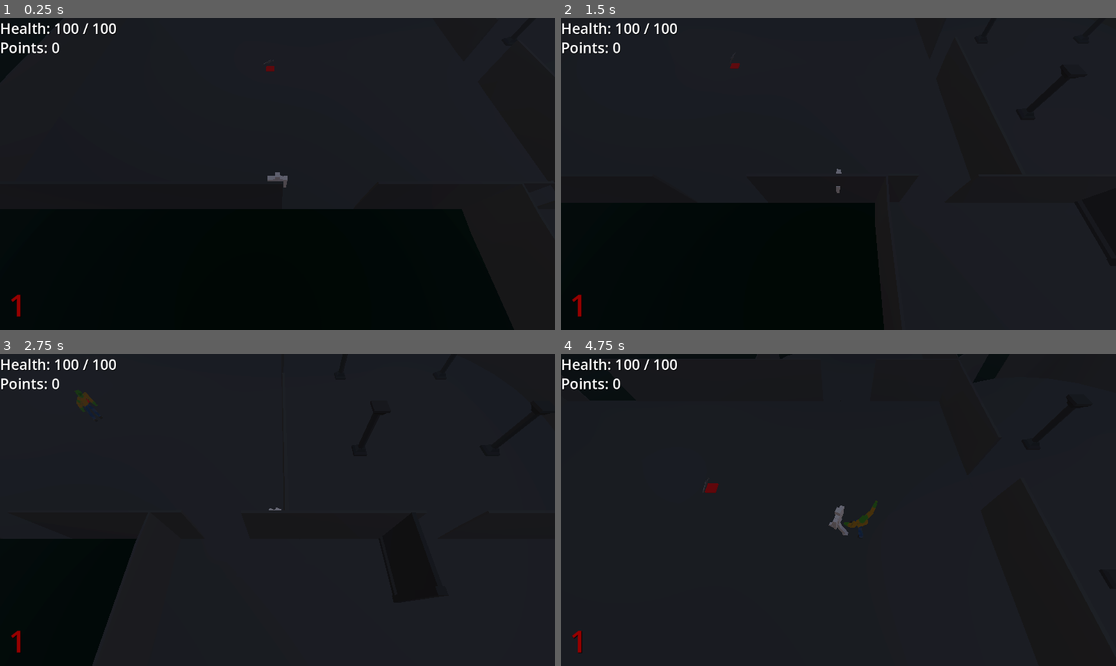
Above: before the commit, frames 1-4 (two rows, left to right).
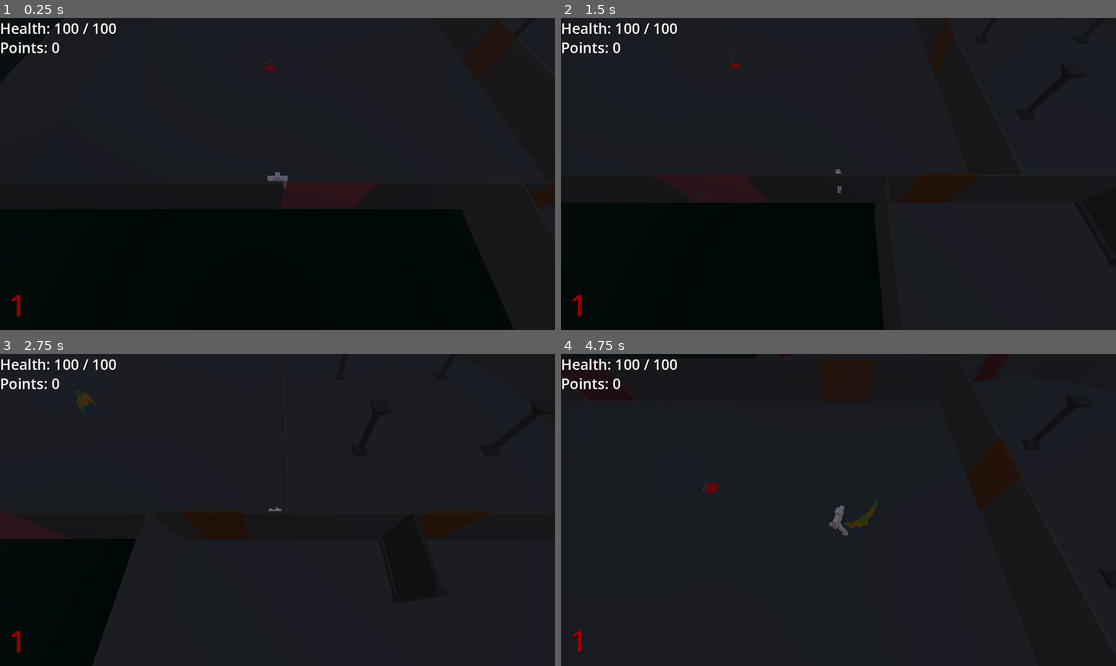
Above: after the commit, the same moments.

Repository: DunceHammer/outlaw-city-reborn-squared
Game: Godot game, scene res://Maps/NightOfTheUndead/MAP_NightOfTheUndead.tscn
The game is run twice, just before and just after one commit, with the same random seed, the same clock (stepped at 60 frames per second) and the same inputs.
Inputs (mouse positions are in pixels of both pictures, inside the frame that each line leads up to):
- Up to frame 1 (0.25 s): no input
- Up to frame 2 (1.5 s): tap Enter at 0.5 s; move the mouse to (960, 158) at 0.52 s; hold D 0.53-1.28 s; hold E 0.53-1.28 s; click (960, 158) at 0.67 s; move the mouse to (727, 189) at 1.27 s; hold S from 1.28 s (still down); tap E at 1.35 s
- Up to frame 3 (2.75 s): tap Space at 2 s; move the mouse to (333, 441) at 2.02 s; release S at 2.03 s; hold D from 2.03 s (still down); hold E from 2.03 s (still down)
- Up to frame 4 (4.75 s): move the mouse to (810, 572) at 2.77 s; release D at 2.78 s; release E at 2.78 s; hold W 2.78-3.53 s; tap E at 2.85, 4.35 s; click (810, 572) at 2.92 s; move the mouse to (1005, 556) at 3.52 s; hold E 3.53-4.28 s; hold A from 3.53 s (still down); move the mouse to (672, 463) at 4.27 s

The runs differ from the first frame. In frame 1, less than 0.1% of the frame differs, in the area x 95-100%, y 53-59%; in frame 2, 0.9%; in frame 3, 1.5%, in the area x 9-87%, y 6-60%; in frame 4, 1.0%.

Commit message:
add buyable doors and zombie walls

Diff:
--- a/Maps/NightOfTheUndead/MAP_NightOfTheUndead.tscn
+++ b/Maps/NightOfTheUndead/MAP_NightOfTheUndead.tscn
@@ -11,6 +11,8 @@
 [ext_resource type="CompressedTexture3D" uid="uid://d34ub26m3bb5" path="res://Maps/NightOfTheUndead/Assets/TEX_FogMask.png" id="9_bnxql"]
 [ext_resource type="CompressedTexture3D" uid="uid://4k1vtixdhp4c" path="res://Maps/NightOfTheUndead/Assets/TEX_FogMaskInverted.png" id="9_wcsqs"]
 [ext_resource type="Script" path="res://Maps/NightOfTheUndead/Enemies.gd" id="11_h3ply"]
+[ext_resource type="Script" path="res://Prefabs/BuyableDoor/BuyableDoor.gd" id="12_1g40e"]
+[ext_resource type="Script" path="res://Components/InteractableComponent.gd" id="12_qf50b"]
 
 [sub_resource type="ProceduralSkyMaterial" id="ProceduralSkyMaterial_ykafg"]
 sky_top_color = Color(0.0862745, 0.0980392, 0.172549, 1)
@@ -58,6 +60,33 @@
 edge_fade = 7.35164
 density_texture = ExtResource("9_wcsqs")
 
+[sub_resource type="StandardMaterial3D" id="StandardMaterial3D_ixpre"]
+albedo_color = Color(0.458824, 0.27451, 0, 1)
+
+[sub_resource type="BoxMesh" id="BoxMesh_lrdbu"]
+material = SubResource("StandardMaterial3D_ixpre")
+
+[sub_resource type="BoxShape3D" id="BoxShape3D_bi3c8"]
+size = Vector3(6.40466, 4.3186, 0.215485)
+
+[sub_resource type="BoxShape3D" id="BoxShape3D_iff8q"]
+size = Vector3(3.94752, 4.83563, 0.24707)
+
+[sub_resource type="BoxMesh" id="BoxMesh_r2d1j"]
+
+[sub_resource type="StandardMaterial3D" id="StandardMaterial3D_b015q"]
+transparency = 1
+albedo_color = Color(1, 0, 0, 0.313726)
+
+[sub_resource type="BoxShape3D" id="BoxShape3D_3qj0n"]
+size = Vector3(6.2014, 4.67261, 0.183868)
+
+[sub_resource type="BoxShape3D" id="BoxShape3D_1atdv"]
+size = Vector3(4.14478, 4.80972, 0.185974)
+
+[sub_resource type="BoxShape3D" id="BoxShape3D_n3t03"]
+size = Vector3(29.0608, 5.32239, 0.243652)
+
 [node name="MAP_NightOfTheUndead" type="Node3D"]
 
 [node name="WorldEnvironment" type="WorldEnvironment" parent="."]
@@ -149,6 +178,186 @@
 
 [node name="RoundCooldownTimer" type="Timer" parent="."]
 wait_time = 3.0
+
+[node name="BuyableDoor" type="StaticBody3D" parent="."]
+transform = Transform3D(1, 0, 0, 0, 1, 0, 0, 0, 1, -12.8054, -0.28187, 16.3086)
+script = ExtResource("12_1g40e")
+
+[node name="InteractableComponent" type="Node" parent="BuyableDoor"]
+script = ExtResource("12_qf50b")
+text = "Open door ($PRICE)"
+price = 3000
+
+[node name="MeshInstance3D" type="MeshInstance3D" parent="BuyableDoor"]
+transform = Transform3D(6.28983, 0, 0, 0, 4.94303, 0, 0, 0, 0.194612, 0.257003, 2.35644, 0)
+mesh = SubResource("BoxMesh_lrdbu")
+
+[node name="CollisionShape3D" type="CollisionShape3D" parent="BuyableDoor"]
+transform = Transform3D(1, 0, 0, 0, 1, 0, 0, 0, 1, 0.347059, 2.51327, -0.00331116)
+shape = SubResource("BoxShape3D_bi3c8")
+
+[node name="BuyableDoor2" type="StaticBody3D" parent="."]
+transform = Transform3D(-4.37114e-08, 0, -1, 0, 1, 0, 1, 0, -4.37114e-08, -24.735, -0.28187, 2.60964)
+script = ExtResource("12_1g40e")
+
+[node name="InteractableComponent" type="Node" parent="BuyableDoor2"]
+script = ExtResource("12_qf50b")
+text = "Open door ($PRICE)"
+price = 1250
+
+[node name="MeshInstance3D" type="MeshInstance3D" parent="BuyableDoor2"]
+transform = Transform3D(4.28979, 0, 0, 0, 4.94303, 0, 1.42109e-14, 0, 0.194612, -0.43087, 2.35644, 0)
+mesh = SubResource("BoxMesh_lrdbu")
+
+[node name="CollisionShape3D" type="CollisionShape3D" parent="BuyableDoor2"]
+transform = Transform3D(1, 0, 0, 0, 1, 0, 0, 0, 1, -0.454676, 2.4465, 0.0112305)
+shape = SubResource("BoxShape3D_iff8q")
+
+[node name="BuyableDoor3" type="StaticBody3D" parent="."]
+transform = Transform3D(1, 0, 0, 0, 1, 0, 0, 0, 1, -19.4055, -0.28187, -16.1382)
+script = ExtResource("12_1g40e")
+
+[node name="InteractableComponent" type="Node" parent="BuyableDoor3"]
+script = ExtResource("12_qf50b")
+text = "Open door ($PRICE)"
+price = 1250
+
+[node name="MeshInstance3D" type="MeshInstance3D" parent="BuyableDoor3"]
+transform = Transform3D(3.9326, 0, 0, 0, 4.94303, 0, 0, 0, 0.194612, -0.396149, 2.35644, 0)
+mesh = SubResource("BoxMesh_lrdbu")
+
+[node name="CollisionShape3D" type="CollisionShape3D" parent="BuyableDoor3"]
+transform = Transform3D(1, 0, 0, 0, 1, 0, 0, 0, 1, -0.392267, 2.4465, 0.0112305)
+shape = SubResource("BoxShape3D_iff8q")
+
+[node name="BuyableDoor4" type="StaticBody3D" parent="."]
+transform = Transform3D(1, 0, 0, 0, 1, 0, 0, 0, 1, -35.7111, -0.28187, -16.1545)
+script = ExtResource("12_1g40e")
+
+[node name="InteractableComponent" type="Node" parent="BuyableDoor4"]
+script = ExtResource("12_qf50b")
+text = "Open door ($PRICE)"
+price = 1250
+
+[node name="MeshInstance3D" type="MeshInstance3D" parent="BuyableDoor4"]
+transform = Transform3D(4.18232, 0, 0, 0, 4.94303, 0, 0, 0, 0.194612, -0.148785, 2.35644, 0)
+mesh = SubResource("BoxMesh_lrdbu")
+
+[node name="CollisionShape3D" type="CollisionShape3D" parent="BuyableDoor4"]
+transform = Transform3D(1, 0, 0, 0, 1, 0, 0, 0, 1, -0.144901, 2.4465, 0.0112305)
+shape = SubResource("BoxShape3D_iff8q")
+
+[node name="ZombieDoor" type="StaticBody3D" parent="."]
+transform = Transform3D(1, 0, 0, 0, 1, 0, 0, 0, 1, 20.525, -0.283705, 16.3749)
+collision_layer = 2
+collision_mask = 2
+
+[node name="MeshInstance3D" type="MeshInstance3D" parent="ZombieDoor"]
+transform = Transform3D(6.61531, 0, 0, 0, 4.94449, 0, 0, 0, 0.137277, -2.73435, 2.33126, -0.0699711)
+mesh = SubResource("BoxMesh_r2d1j")
+surface_material_override/0 = SubResource("StandardMaterial3D_b015q")
+
+[node name="CollisionShape3D" type="CollisionShape3D" parent="ZombieDoor"]
+transform = Transform3D(1, 0, 0, 0, 1, 0, 0, 0, 1, -2.70752, 2.45954, -0.0735779)
+shape = SubResource("BoxShape3D_3qj0n")
+
+[node name="ZombieDoor2" type="StaticBody3D" parent="."]
+transform = Transform3D(1, 0, 0, 0, 1, 0, 0, 0, 1, -0.720968, -0.283705, -16.1042)
+collision_layer = 2
+collision_mask = 2
+
+[node name="MeshInstance3D" type="MeshInstance3D" parent="ZombieDoor2"]
+transform = Transform3D(6.61531, 0, 0, 0, 4.94449, 0, 0, 0, 0.137277, -2.73435, 2.33126, 0)
+mesh = SubResource("BoxMesh_r2d1j")
+surface_material_override/0 = SubResource("StandardMaterial3D_b015q")
+
+[node name="CollisionShape3D" type="CollisionShape3D" parent="ZombieDoor2"]
+transform = Transform3D(1, 0, 0, 0, 1, 0, 0, 0, 1, -2.70752, 2.45954, -0.0273247)
+shape = SubResource("BoxShape3D_3qj0n")
+
+[node name="ZombieDoor3" type="StaticBody3D" parent="."]
+transform = Transform3D(1, 0, 0, 0, 1, 0, 0, 0, 1, -39.3615, -0.283705, -48.9088)
+collision_layer = 2
+collision_mask = 2
+
+[node name="MeshInstance3D" type="MeshInstance3D" parent="ZombieDoor3"]
+transform = Transform3D(4.12449, 0, 0, 0, 4.94449, 0, 0, 0, 0.137277, -2.55828, 2.33126, 0)
+mesh = SubResource("BoxMesh_r2d1j")
+surface_material_override/0 = SubResource("StandardMaterial3D_b015q")
+
+[node name="CollisionShape3D" type="CollisionShape3D" parent="ZombieDoor3"]
+transform = Transform3D(1, 0, 0, 0, 1, 0, 0, 0, 1, -2.249, 2.43329, -0.0149193)
+shape = SubResource("BoxShape3D_3qj0n")
+
+[node name="ZombieDoor4" type="StaticBody3D" parent="."]
+transform = Transform3D(0.953375, 0, 0.301788, 0, 1, 0, -0.301788, 0, 0.953375, -30.7353, -0.283705, 20.6029)
+collision_layer = 2
+collision_mask = 2
+
+[node name="MeshInstance3D" type="MeshInstance3D" parent="ZombieDoor4"]
+transform = Transform3D(3.98968, 0, 0, 0, 4.94449, 0, 5.96046e-07, 0, 0.137277, -1.48031, 2.33126, -5.72205e-06)
+mesh = SubResource("BoxMesh_r2d1j")
+surface_material_override/0 = SubResource("StandardMaterial3D_b015q")
+
+[node name="CollisionShape3D" type="CollisionShape3D" parent="ZombieDoor4"]
+transform = Transform3D(1, 0, 0, 0, 1, 0, 0, 0, 1, -1.51098, 2.45954, -0.0273237)
+shape = SubResource("BoxShape3D_1atdv")
+
+[node name="ZombieDoor5" type="StaticBody3D" parent="."]
+transform = Transform3D(-0.452513, 0, -0.891758, 0, 1, 0, 0.891758, 0, -0.452513, -55.5299, -0.283705, -7.0797)
+collision_layer = 2
+collision_mask = 2
+
+[node name="MeshInstance3D" type="MeshInstance3D" parent="ZombieDoor5"]
+transform = Transform3D(4.11593, 0, 0, 0, 4.94449, 0, 5.96046e-07, 0, 0.137277, -1.57966, 2.33126, 0)
+mesh = SubResource("BoxMesh_r2d1j")
+surface_material_override/0 = SubResource("StandardMaterial3D_b015q")
+
+[node name="CollisionShape3D" type="CollisionShape3D" parent="ZombieDoor5"]
+transform = Transform3D(0.999998, 0, 8.9407e-08, 0, 1, 0, -8.9407e-08, 0, 0.999998, -1.57238, 2.45954, -0.0273247)
+shape = SubResource("BoxShape3D_1atdv")
+
+[node name="ZombieDoor6" type="StaticBody3D" parent="."]
+transform = Transform3D(-4.37114e-08, 0, 1, 0, 1, 0, -1, 0, -4.37114e-08, -48.0193, -0.283705, -45.2639)
+collision_layer = 2
+collision_mask = 2
+
+[node name="MeshInstance3D" type="MeshInstance3D" parent="ZombieDoor6"]
+transform = Transform3D(4.12449, 0, 0, 0, 4.94449, 0, 0, 0, 0.137277, -2.55828, 2.33126, 0)
+mesh = SubResource("BoxMesh_r2d1j")
+surface_material_override/0 = SubResource("StandardMaterial3D_b015q")
+
+[node name="CollisionShape3D" type="CollisionShape3D" parent="ZombieDoor6"]
+transform = Transform3D(1, 0, 0, 0, 1, 0, 0, 0, 1, -2.249, 2.43329, -0.0149193)
+shape = SubResource("BoxShape3D_3qj0n")
+
+[node name="ZombieDoor7" type="StaticBody3D" parent="."]
+transform = Transform3D(-4.37114e-08, 0, 1, 0, 1, 0, -1, 0, -4.37114e-08, -15.5893, -0.283705, -35.0343)
+collision_layer = 2
+collision_mask = 2
+
+[node name="MeshInstance3D" type="MeshInstance3D" parent="ZombieDoor7"]
+transform = Transform3D(4.12449, 0, 0, 0, 4.94449, 0, 0, 0, 0.137277, -2.55828, 2.33126, 0)
+mesh = SubResource("BoxMesh_r2d1j")
+surface_material_override/0 = SubResource("StandardMaterial3D_b015q")
+
+[node name="CollisionShape3D" type="CollisionShape3D" parent="ZombieDoor7"]
+transform = Transform3D(1, 0, 0, 0, 1, 0, 0, 0, 1, -2.249, 2.43329, -0.0149193)
+shape = SubResource("BoxShape3D_3qj0n")
+
+[node name="ZombieDoor8" type="StaticBody3D" parent="."]
+transform = Transform3D(0.953375, 0, 0.301788, 0, 1, 0, -0.301788, 0, 0.953375, -2.26088, -0.283705, 25.0219)
+collision_layer = 2
+collision_mask = 2
+
+[node name="MeshInstance3D" type="MeshInstance3D" parent="ZombieDoor8"]
+transform = Transform3D(26.5651, 0, 0.0482862, 0, 4.94449, 0, -9.98199, 0, 0.128504, -13.8846, 2.33126, 6.48846)
+mesh = SubResource("BoxMesh_r2d1j")
+surface_material_override/0 = SubResource("StandardMaterial3D_b015q")
+
+[node name="CollisionShape3D" type="CollisionShape3D" parent="ZombieDoor8"]
+transform = Transform3D(0.935098, 0, 0.354389, 0, 1, 0, -0.354389, 0, 0.935098, -13.9198, 2.16712, 6.46519)
+shape = SubResource("BoxShape3D_n3t03")
 
 [connection signal="child_order_changed" from="Enemies" to="Enemies" method="_on_child_order_changed"]
 [connection signal="round_cooldown" from="Enemies" to="UI_DevelopmentHud" method="_on_enemies_round_cooldown"]
--- a/Prefabs/BuyableDoor/BuyableDoor.tscn
+++ b/Prefabs/BuyableDoor/BuyableDoor.tscn
@@ -1,6 +1,7 @@
-[gd_scene load_steps=5 format=3 uid="uid://df52hkfojajhn"]
+[gd_scene load_steps=6 format=3 uid="uid://df52hkfojajhn"]
 
 [ext_resource type="Script" path="res://Components/InteractableComponent.gd" id="1_24ejg"]
+[ext_resource type="Script" path="res://Prefabs/BuyableDoor/BuyableDoor.gd" id="1_ewwl8"]
 
 [sub_resource type="StandardMaterial3D" id="StandardMaterial3D_ixpre"]
 albedo_color = Color(0.458824, 0.27451, 0, 1)
@@ -12,6 +13,7 @@
 size = Vector3(3.11321, 4.2533, 0.24707)
 
 [node name="BuyableDoor" type="StaticBody3D"]
+script = ExtResource("1_ewwl8")
 
 [node name="InteractableComponent" type="Node" parent="."]
 script = ExtResource("1_24ejg")
--- a/Prefabs/PlayerCharacter/PlayerCharacter.tscn
+++ b/Prefabs/PlayerCharacter/PlayerCharacter.tscn
@@ -340,6 +340,8 @@
 bind/20/pose = Transform3D(-6.66667, 0, 8.95392e-06, -1.49666e-12, -6.66666, 1.58635e-06, 8.95392e-06, 0, 6.66666, 1.28751e-06, 1.94618, 1.0229)
 
 [node name="PlayerCharacter" type="CharacterBody3D"]
+collision_layer = 3
+collision_mask = 3
 script = ExtResource("1_p62v6")
 
 [node name="HealthComponent" type="Node" parent="."]
@@ -545,7 +547,7 @@
 transform = Transform3D(-4.37114e-08, 0, -1, 0, 1, 0, 1, 0, -4.37114e-08, 0, 0, 0)
 
 [node name="BoneAttachment3D" type="BoneAttachment3D" parent="."]
-transform = Transform3D(-1.1384e-07, 0.00152281, 0.149992, -1.08931e-09, -0.149992, 0.00152281, 0.15, 6.65046e-11, 1.13845e-07, -0.579465, 1.84594, -2.53292e-08)
+transform = Transform3D(-1.1384e-07, 0.00152248, 0.149992, -1.08883e-09, -0.149992, 0.00152248, 0.15, 6.66768e-11, 1.13845e-07, -0.579467, 1.84594, -2.5328e-08)
 bone_name = "Hand_R"
 bone_idx = 8
 use_external_skeleton = true
--- /dev/null
+++ b/Prefabs/ZombieWall/ZombieDoor.tscn
@@ -0,0 +1,23 @@
+[gd_scene load_steps=4 format=3 uid="uid://cp64pjwumo2ay"]
+
+[sub_resource type="BoxMesh" id="BoxMesh_r2d1j"]
+
+[sub_resource type="StandardMaterial3D" id="StandardMaterial3D_b015q"]
+transparency = 1
+albedo_color = Color(1, 0, 0, 0.313726)
+
+[sub_resource type="BoxShape3D" id="BoxShape3D_1atdv"]
+size = Vector3(4.14478, 4.80972, 0.185974)
+
+[node name="ZombieDoor" type="StaticBody3D"]
+collision_layer = 2
+collision_mask = 2
+
+[node name="MeshInstance3D" type="MeshInstance3D" parent="."]
+transform = Transform3D(1, 0, 0, 0, 3.52421, 0, 0, 0, 0.137277, 0, 1.86325, 0)
+mesh = SubResource("BoxMesh_r2d1j")
+surface_material_override/0 = SubResource("StandardMaterial3D_b015q")
+
+[node name="CollisionShape3D" type="CollisionShape3D" parent="."]
+transform = Transform3D(1, 0, 0, 0, 1, 0, 0, 0, 1, 0, 1.8362, -0.0735779)
+shape = SubResource("BoxShape3D_1atdv")
Not shown: 1 places in Maps/NightOfTheUndead/MAP_NightOfTheUndead.tscn that only renumber resources
